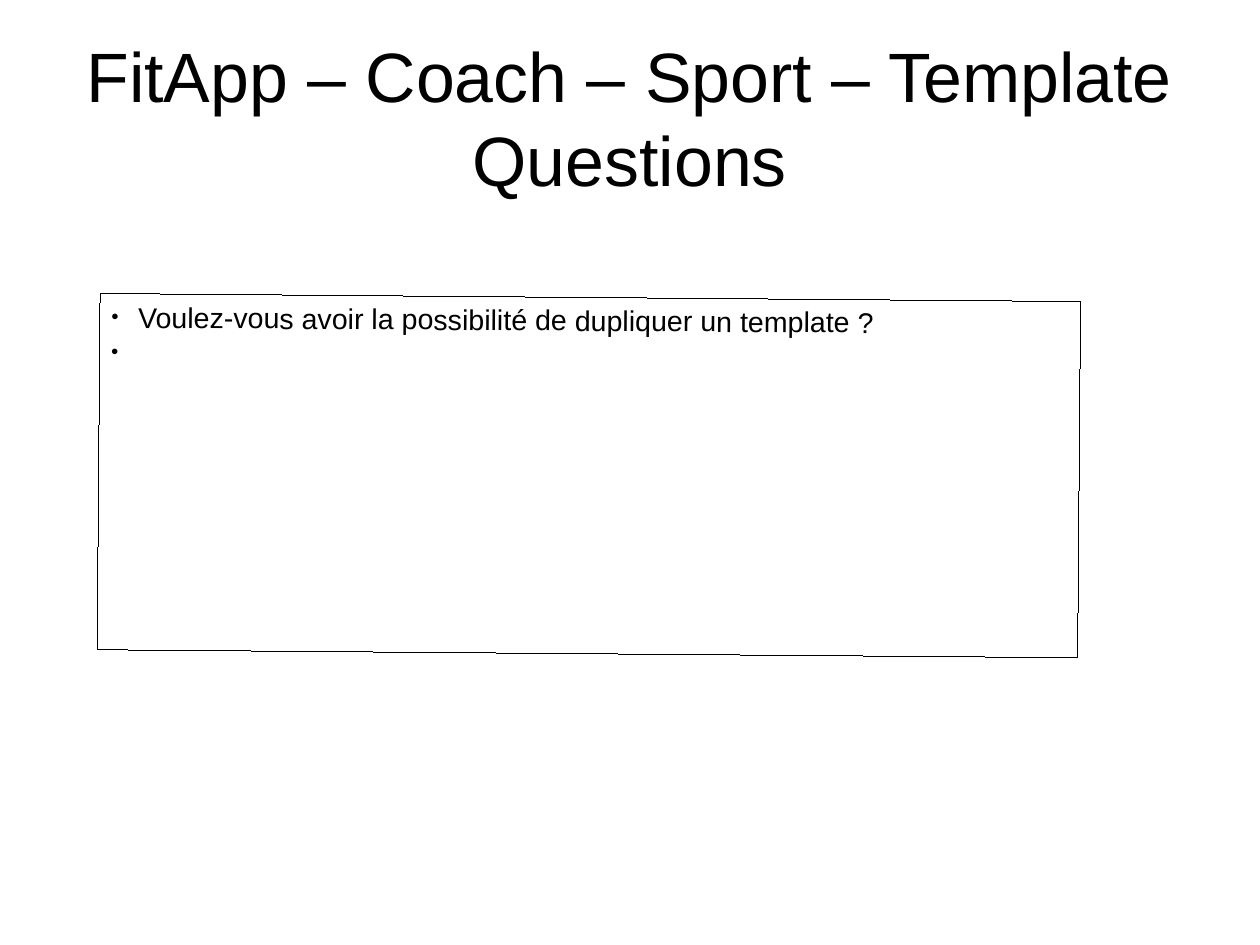
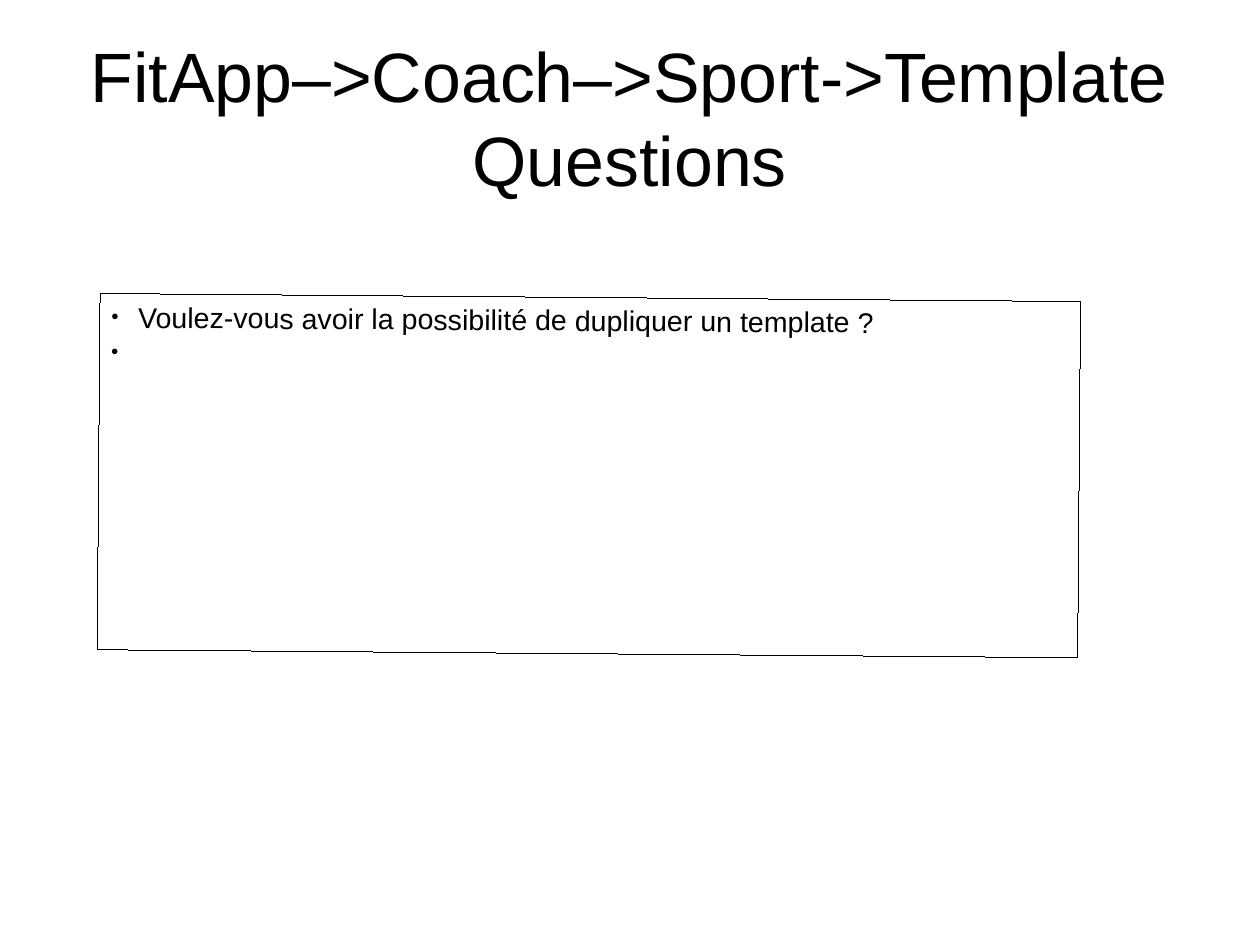
Before and after one commit to NicolasGavard/WebVysionSportV2, a slide deck: slide 18 of Documentations/FitApp.odp. Drawn at 1260x945 pixels with LibreOffice and Linux fonts; fonts in the diff are those of the drawing. Boxes give left, top, right and bottom in pixels: in the first picture for what was removed or moved away, otherwise in the second. Text is boxed around its words. In the diff, an @@ line names an element or a change of style, - is before the commit and + after.

```diff
--- a/Documentations/FitApp.odp
+++ b/Documentations/FitApp.odp
@@ title at [91,51,1168,199]: text changed @@
-FitApp – Coach – Sport – Template
-Questions
+FitApp–>Coach–>Sport->Template
+Questions
```
Also in this commit, not shown: 19 other slides changed, 1 slide added, 1 slide removed.
